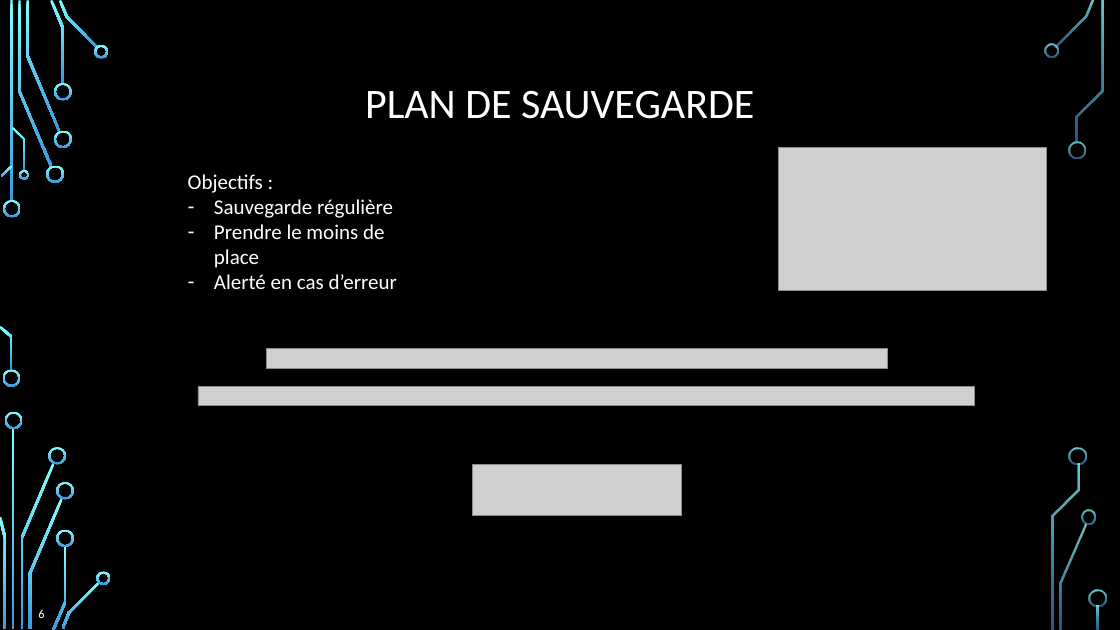
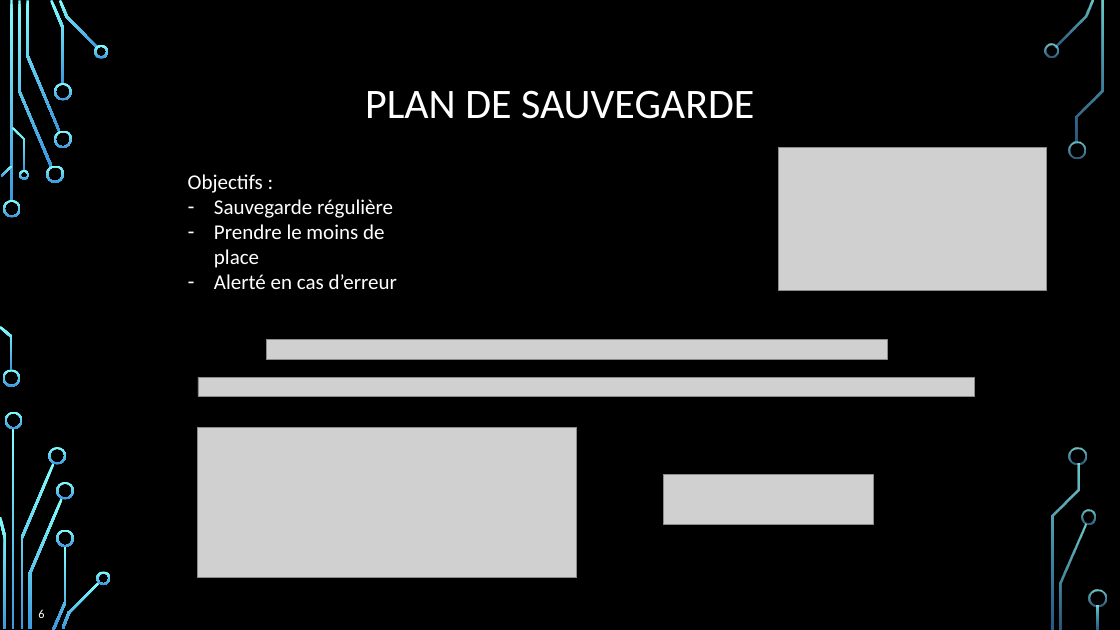
Before and after one commit to CharlesQ1/Projet_3, a slide deck: slide 6 of Soutenance/Diaporama.pptx. Drawn at 1120x630 pixels with LibreOffice and Linux fonts; fonts in the diff are those of the drawing; grey boxes stand for pictures; background and template pictures are left out. Boxes give left, top, right and bottom in pixels: in the first picture for what was removed or moved away, otherwise in the second. Text is boxed around its words. In the diff, an @@ line names an element or a change of style, - is before the commit and + after.

```diff
--- a/Soutenance/Diaporama.pptx
+++ b/Soutenance/Diaporama.pptx
@@ picture: place and size @@
-picture at bbox=[266, 349, 888, 369]
+picture at bbox=[266, 339, 888, 360]
@@ picture: place and size @@
-picture at bbox=[198, 386, 975, 406]
+picture at bbox=[198, 377, 975, 397]
@@ picture added at bbox=[198, 428, 577, 578] @@
@@ picture: place and size @@
-picture at bbox=[472, 465, 681, 515]
+picture at bbox=[664, 474, 873, 524]
```
